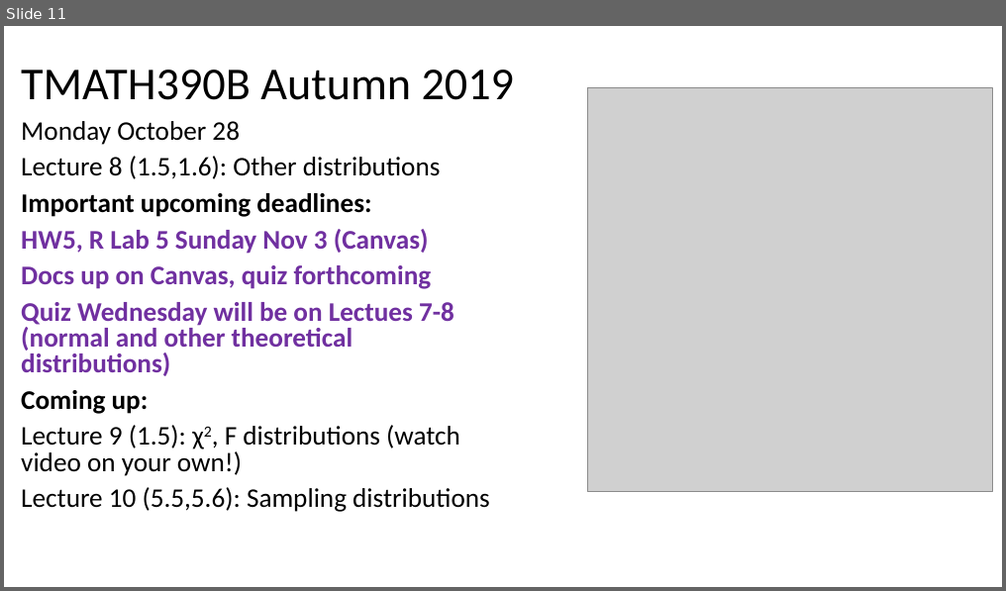
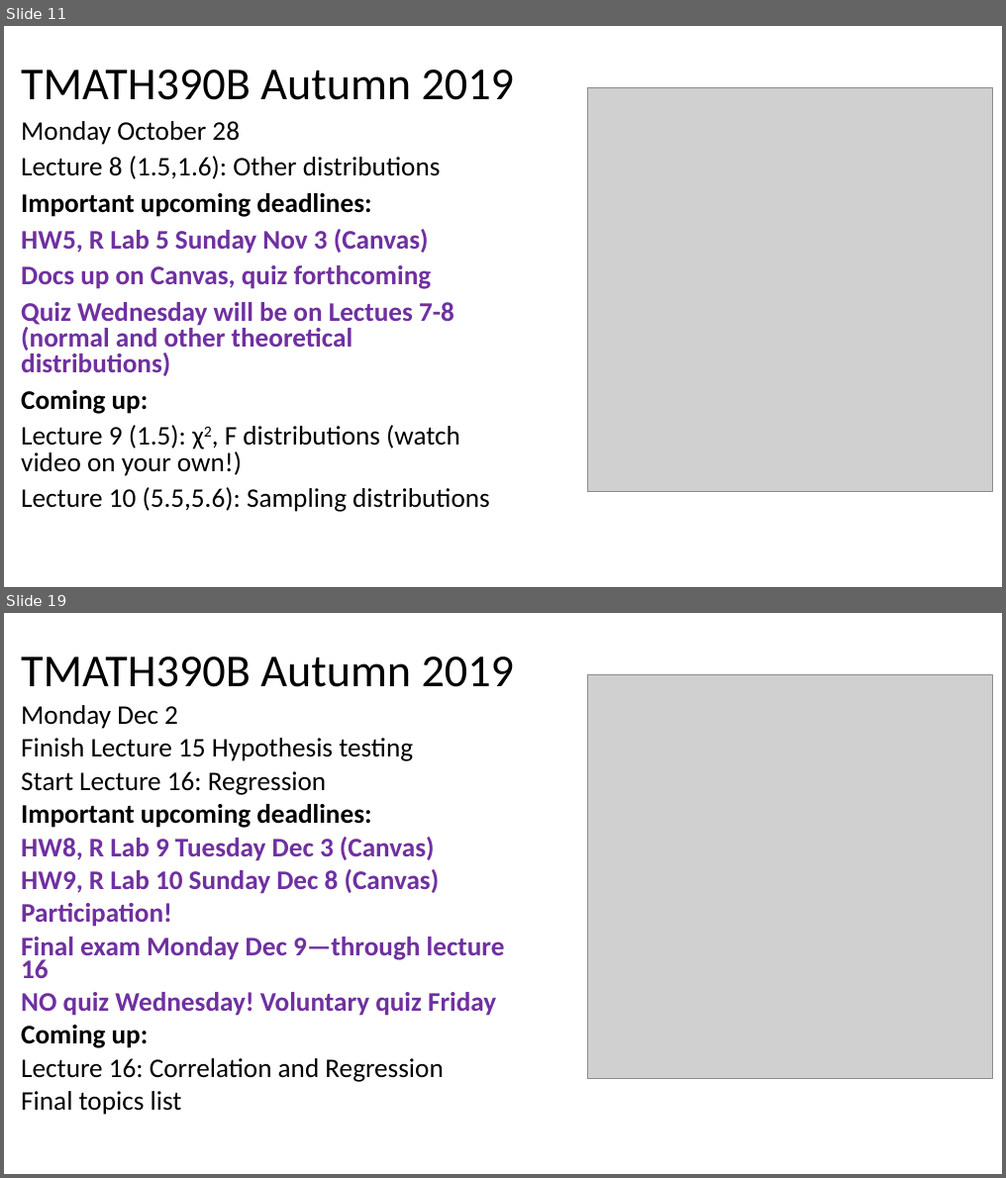
Before and after one commit to mkenn/TMATH390R, a slide deck: TMATH390InClassRProj/TMATH390Au19MW_DailyAgenda.pptx. Shown one above the other, each under a label of ours: slide 11 before the commit, slides 11 and 19 after it; the slides between them are not shown. The pictures are 1006x591 and 1006x1178 pixels, drawn with LibreOffice and Linux fonts; fonts in the diff are those of the drawing; grey boxes stand for pictures. Boxes give left, top, right and bottom in pixels: in the first picture for what was removed or moved away, otherwise in the second. Text is boxed around its words. In the diff, an @@ line names an element or a change of style, - is before the commit and + after.

```diff
--- a/TMATH390InClassRProj/TMATH390Au19MW_DailyAgenda.pptx
+++ b/TMATH390InClassRProj/TMATH390Au19MW_DailyAgenda.pptx
@@ slide 19 added at (4, 613, 1002, 1174), background #FFFFFF @@
@@ title added at (21, 657, 515, 687), 44 pt, text #000000 @@
+TMATH390B Autumn 2019
@@ picture added at (588, 674, 993, 1079) @@
@@ text added at (21, 705, 505, 1115), 25.9 pt, text #000000, bold @@
+Monday Dec 2
+Finish Lecture 15 Hypothesis testing
+Start Lecture 16: Regression
+Important upcoming deadlines:
+HW8, R Lab 9 Tuesday Dec 3 (Canvas)
+HW9, R Lab 10 Sunday Dec 8 (Canvas)
+Participation!
+Final exam Monday Dec 9—through lecture 16
+NO quiz Wednesday! Voluntary quiz Friday
+Coming up:
+Lecture 16: Correlation and Regression
+Final topics list
```
Also in this commit, not shown: 2 slides changed, 6 other slides added.
